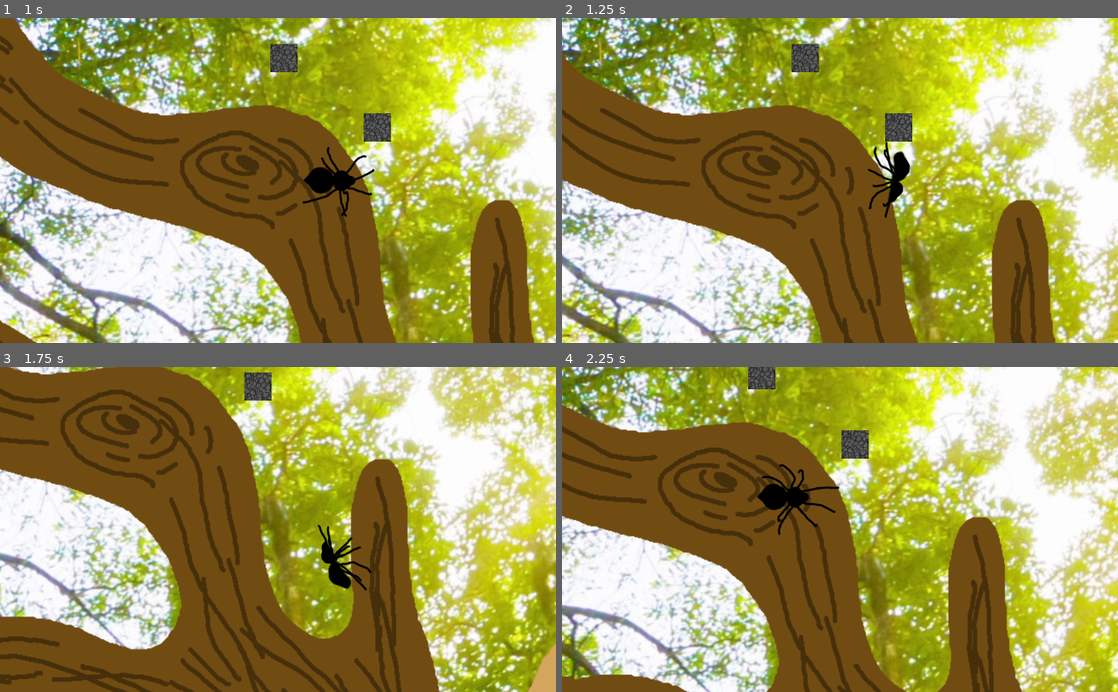
Above: before the commit, frames 1-4 (two rows, left to right).
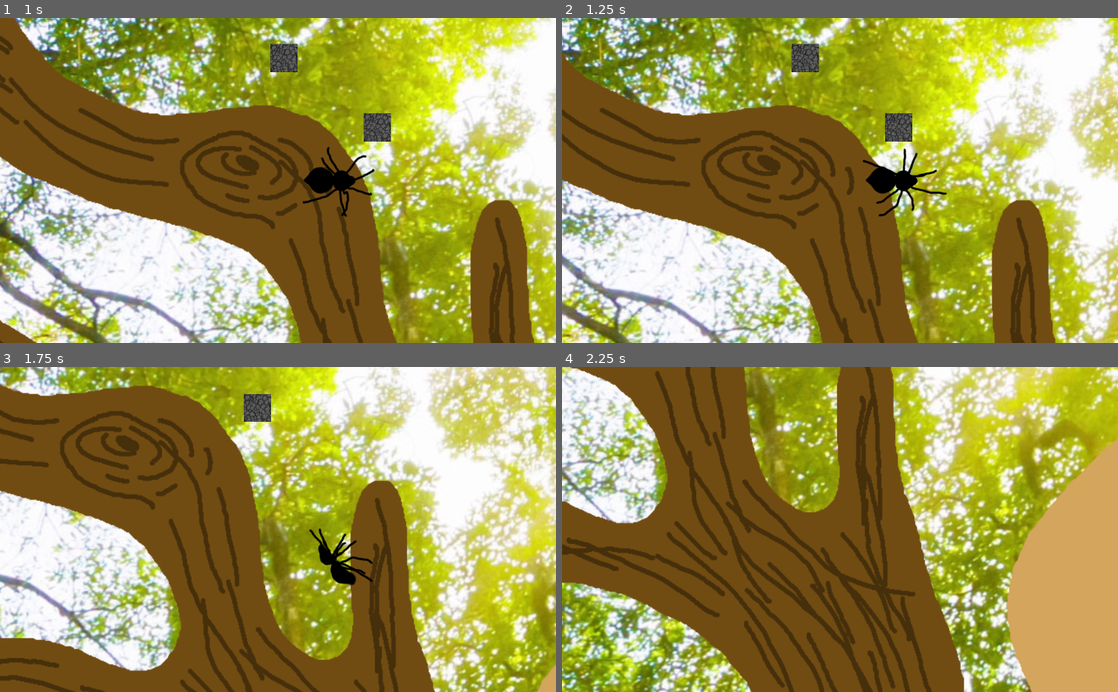
Above: after the commit, the same moments.

Repository: MarmotaGames/aracnotopia
Game: Godot game, scene res://levels/main/main.tscn
Two runs of this game, one before a commit and one after it. Both use one fixed random seed, a clock stepped at 60 frames per second and the inputs below.
Inputs (mouse positions are in pixels of both pictures, inside the frame that each line leads up to):
- Up to frame 1 (1 s): tap Enter at 0.5 s; move the mouse to (400, 164) at 0.52 s; hold Right (ui_right) from 0.53 s (still down); tap L (dropFromWeb) at 0.6 s; click (400, 164) at 0.67 s
- Up to frame 2 (1.25 s): keep holding Right (ui_right)
- Up to frame 3 (1.75 s): move the mouse to (166, 545) at 1.27 s; release Right (ui_right) at 1.28 s; hold Down (ui_down) from 1.28 s (still down); tap Ctrl (attachOrDetachFromArea) at 1.35 s; tap L (dropFromWeb) at 1.55 s
- Up to frame 4 (2.25 s): move the mouse to (895, 458) at 2.02 s; release Down (ui_down) at 2.03 s; hold Right (ui_right) from 2.03 s (still down); tap L (dropFromWeb) at 2.1 s

Frame 1 is identical in both runs. In frame 2, 1.0% of the frame differs, in the area x 54-70%, y 38-62%; in frame 3, 56%; in frame 4, 82%, in the area x 0-100%, y 0-100%.
Error before the commit: Invalid get index 'angular_velocity' (on base: 'Nil'). (res://player/Player_rigido.gd:183)

Commit message:
Fix spider hitbox and crash when right click

Diff:
--- a/GodotProject/player/Player_rigido.gd
+++ b/GodotProject/player/Player_rigido.gd
@@ -21,7 +21,7 @@
 export (int) var speed = 300
 var direction = Vector2(0,-1)
 var moving #verifica se o player está andando nesse momento
-var swingImpulse = 400
+var swingImpulse = 300
 
 var dirKeys = [0, 0, 0, 0]
 #Guarda as teclas direcionais que estão sendo apertadas (1: apertado 0: não)
@@ -52,9 +52,9 @@
 		state.set_transform(xform)
 		webPinJointNode.set_node_b("../../Spider")
 
-		if dirKeys[2] and abs(self.rotation_degrees) <= 45:
+		if dirKeys[2] and abs(self.rotation_degrees) <= 35:
 			webNode.apply_impulse(webNode.position,Vector2(-swingImpulse,0))
-		if dirKeys[3] and abs(self.rotation_degrees) <= 45:
+		if dirKeys[3] and abs(self.rotation_degrees) <= 35:
 			webNode.apply_impulse(webNode.position,Vector2(swingImpulse,0))
 
 	if lancamento: #calcular velocidade de lançamento
@@ -72,6 +72,7 @@
 	if fall:
 		$SpiderCollisionShape.rotation_degrees = 90
 		$SpiderFallingArea/CollisionShape2D.rotation_degrees = 90
+		$AnimatedSprite/SpiderArea/CollisionShape2D.rotation_degrees = 90
 
 		var sinal
 		if linear_velocity.x > 0:
@@ -88,6 +89,7 @@
 	elif not spiderOnWeb:
 		$SpiderCollisionShape.rotation_degrees = 0
 		$SpiderFallingArea/CollisionShape2D.rotation_degrees = 0
+		$AnimatedSprite/SpiderArea/CollisionShape2D.rotation_degrees = 0
 
 		gravity_scale = 0
 		fallInit = true
@@ -178,7 +180,7 @@
 	if !Input.is_action_pressed("ui_up") and !Input.is_action_pressed("ui_right") and !Input.is_action_pressed("ui_left") and !Input.is_action_pressed("ui_down"):
 		$AnimatedSprite.playing = false
 
-	if Input.is_action_just_pressed("dropFromWeb"):
+	if spiderOnWeb and Input.is_action_just_pressed("dropFromWeb"):
 		lancamento = true
 		webAngular = webNode.angular_velocity
 		webLength = webNode.spriteScale.y
--- a/GodotProject/player/Player_rigido.tscn
+++ b/GodotProject/player/Player_rigido.tscn
@@ -41,7 +41,7 @@
 
 custom_solver_bias = 0.0
 radius = 11.5
-height = 20.0
+height = 70.0
 
 [node name="Spider" type="RigidBody2D"]
 
@@ -121,7 +121,7 @@
 
 [node name="CollisionShape2D" type="CollisionShape2D" parent="AnimatedSprite/SpiderArea" index="0"]
 
-position = Vector2( -2.00006, -0.467731 )
+position = Vector2( -0.411162, -8.41212 )
 scale = Vector2( 3.03858, 1.20858 )
 shape = SubResource( 3 )
 _sections_unfolded = [ "Transform", "Z Index" ]
